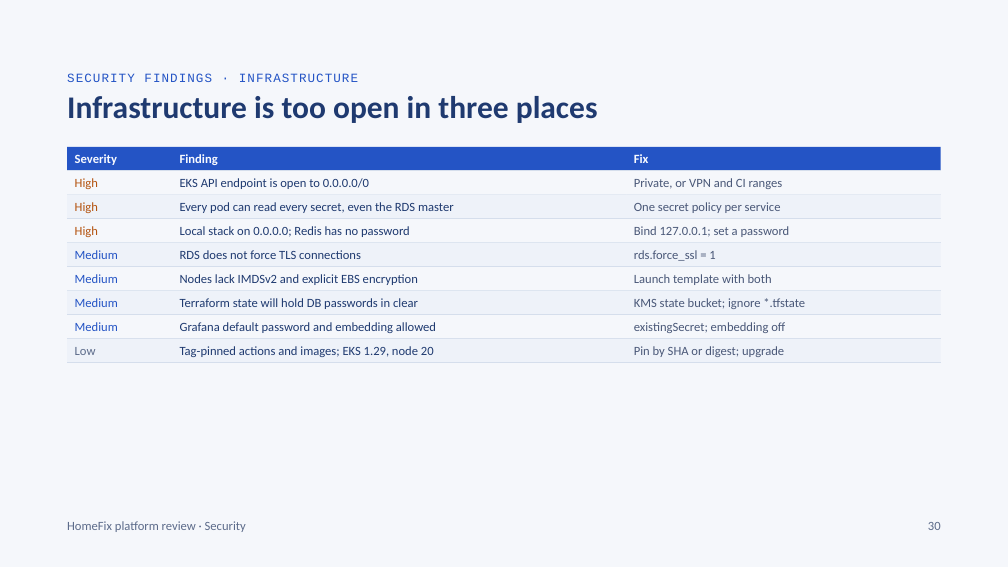
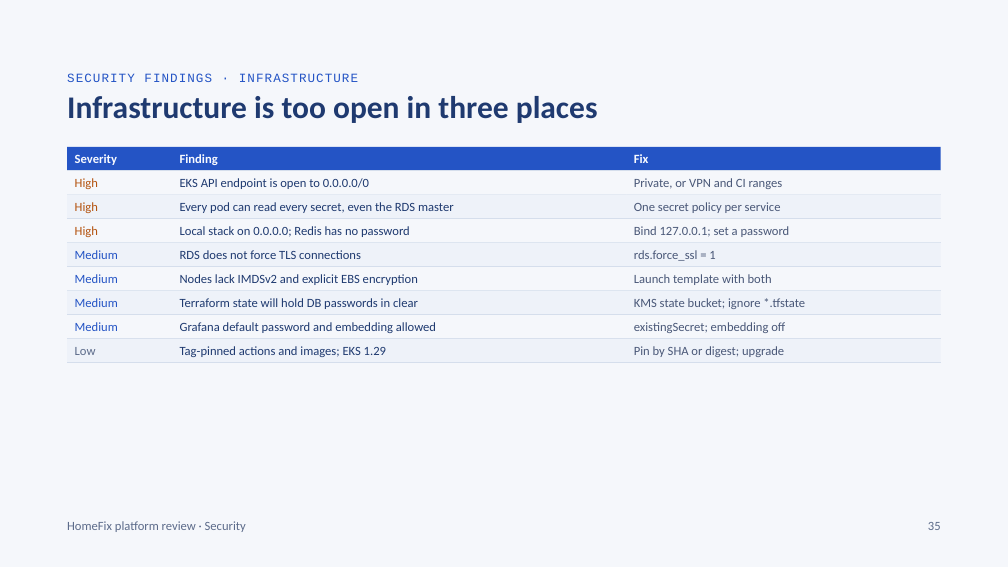
Before and after one commit to KripaGIT009/home-fix, a slide deck: slide 35 of docs/HomeFix_Design_Deck.pptx (slide 30 before the commit). Drawn at 1008x567 pixels with LibreOffice and Linux fonts; fonts in the diff are those of the drawing. Boxes give left, top, right and bottom in pixels: in the first picture for what was removed or moved away, otherwise in the second. Text is boxed around its words. In the diff, an @@ line names an element or a change of style, - is before the commit and + after.

```diff
--- a/docs/HomeFix_Design_Deck.pptx
+++ b/docs/HomeFix_Design_Deck.pptx
@@ text at bbox=[180, 346, 386, 357]: text changed @@
-Tag-pinned actions and images; EKS 1.29, node 20
+Tag-pinned actions and images; EKS 1.29
```
Also in this commit, not shown: 26 other slides changed, 7 slides added, 2 slides removed, 8 other files.
